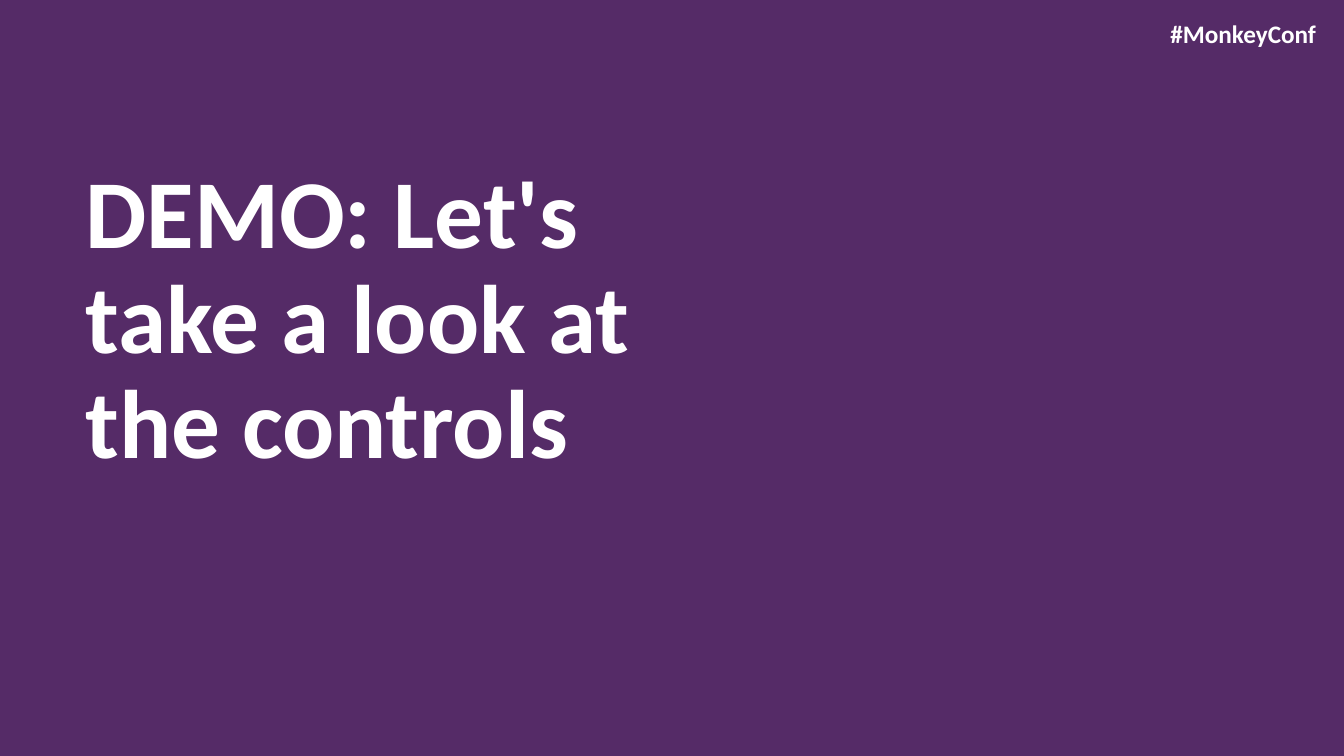
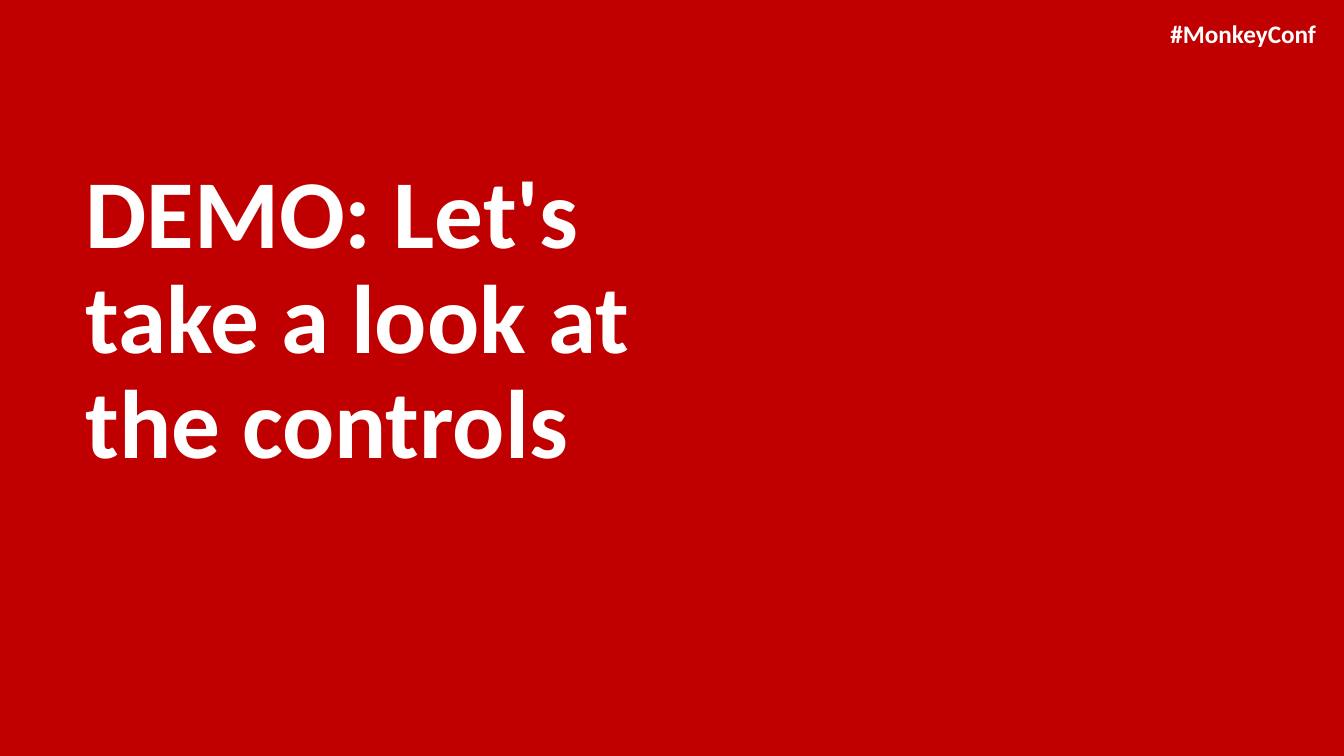
Before and after one commit to jsuarezruiz/MonkeyConf2020, a slide deck: slide 24 of Xamarin Community Toolkit/MonkeyConf2020 - Xamarin Community Toolkit.pptx (slide 15 before the commit). Drawn at 1344x756 pixels with LibreOffice and Linux fonts; fonts in the diff are those of the drawing. Boxes give left, top, right and bottom in pixels: in the first picture for what was removed or moved away, otherwise in the second. Text is boxed around its words. In the diff, an @@ line names an element or a change of style, - is before the commit and + after.

Commit message:
Updated XCT slides

```diff
--- a/Xamarin Community Toolkit/MonkeyConf2020 - Xamarin Community Toolkit.pptx
+++ b/Xamarin Community Toolkit/MonkeyConf2020 - Xamarin Community Toolkit.pptx
@@ background #552B67 to #C00000 @@
```
Also in this commit, not shown: 1 other slide changed, 11 slides added, 2 slides removed.
